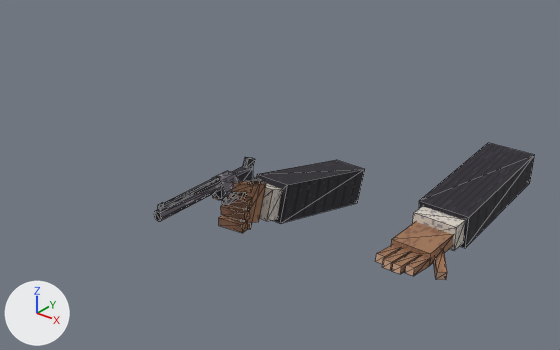
Before and after pictures for a commit that changed the glTF model public/models/firstperson.glb.
Rendered twice from a camera (50 mm lens) standing at (1.367, -1.046, 0.752) and looking at (0.406, 0.156, 0.007). Lighting does not change. The marker at lower left points along +X, +Y and +Z. The first picture is the older version. Mesh edges are drawn as thin lines.

In view in the first picture: 'HandGrip', 'HandPeek', 'Revolver'.
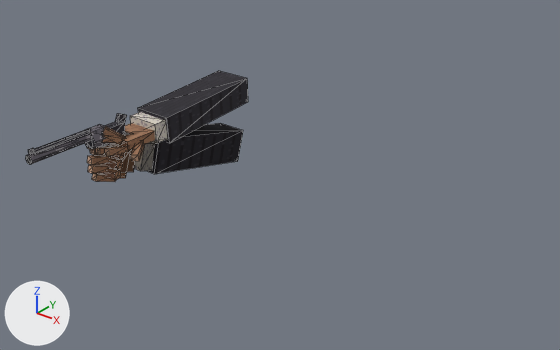
Where the change shows, as pixel boxes (x1, y1, x2, y2) in the pictures (560 x 350 px):
'HandPeek', moved: before (376, 143, 534, 279); after (96, 71, 248, 161)
'HandGrip', moved: before (213, 160, 365, 233); after (87, 123, 243, 180)
'Revolver', moved: before (154, 157, 261, 230); after (25, 113, 130, 178)
'HandOpen', added (brown): after (87, 126, 125, 182)

The edits, one by one:
Mesh me_handopen is new.
It has 64 vertices, 96 faces and spans x -0.043..0.046, y -0.04..0.446, z -0.162..0.07.
It uses material mat_firstperson (picture img_firstperson).
Object 'HandGrip' (ob_handgrip) moves from (0.4, 0.0, 0.0) to (0.0, 0.0, 0.0).
Object 'HandPeek' (ob_handpeek) moves from (0.8, 0.0, 0.0) to (0.0, 0.0, 0.0).
Object 'Revolver' (ob_revolver) moves from (0.4, 0.0, 0.0) to (0.0, 0.0, 0.0).
Object 'HandOpen' (ob_handopen) is new; it shows me_handopen.
Its location is (0.0, 0.0, 0.0).
